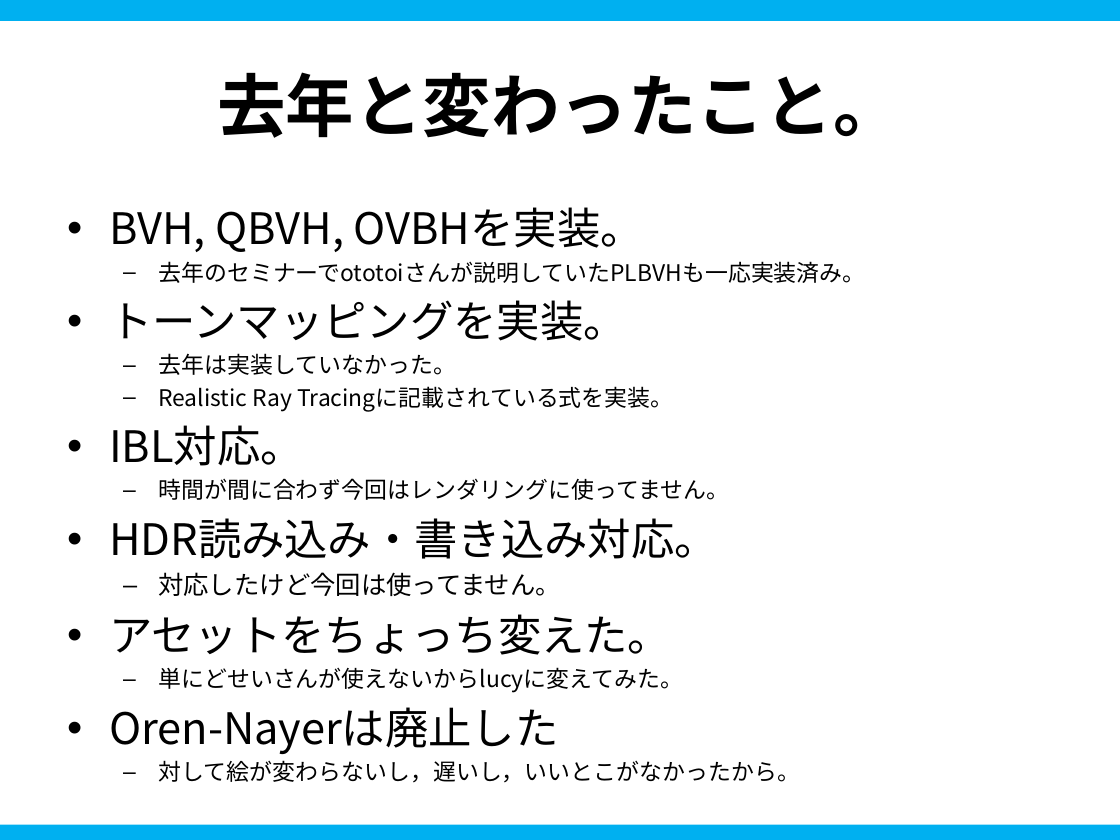
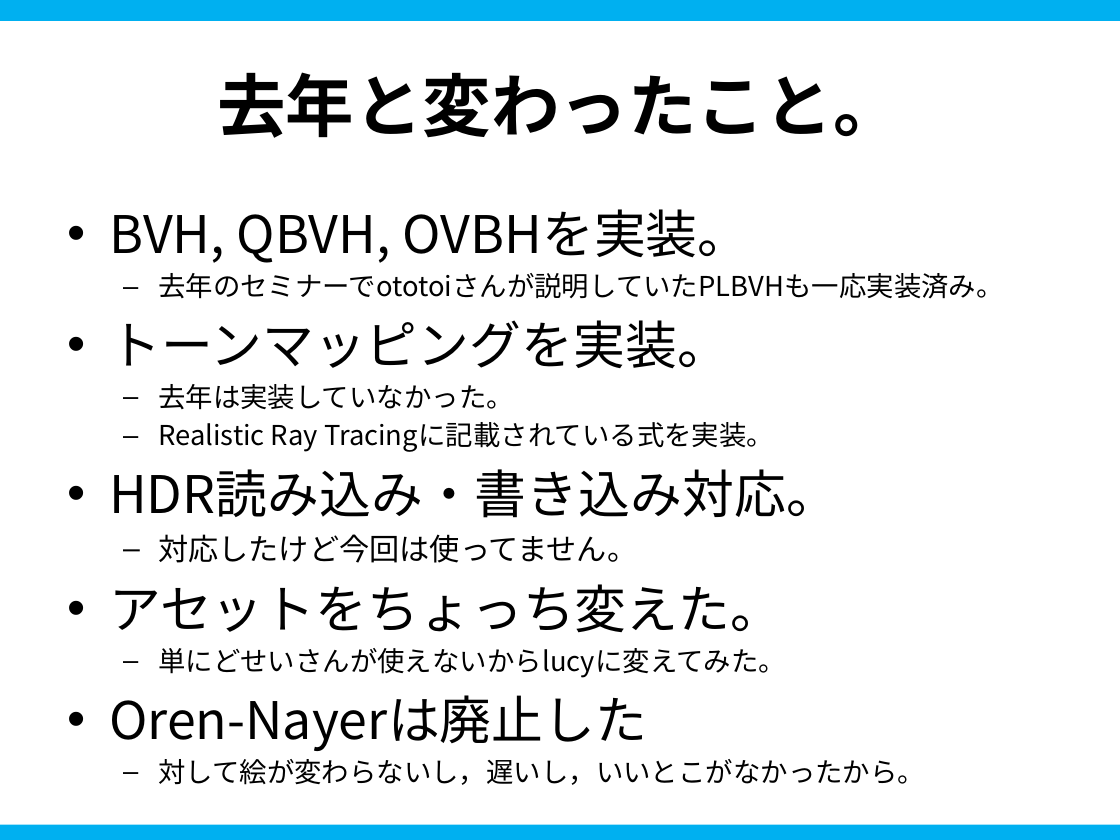
Before and after one commit to ProjectAsura/Salty, a slide deck: slide 6 of etc/salty.pptx. Drawn at 1120x840 pixels with LibreOffice and Linux fonts; fonts in the diff are those of the drawing; background and template pictures are left out. Boxes give left, top, right and bottom in pixels: in the first picture for what was removed or moved away, otherwise in the second. Text is boxed around its words. In the diff, an @@ line names an element or a change of style, - is before the commit and + after.

```diff
--- a/etc/salty.pptx
+++ b/etc/salty.pptx
@@ text "BVH, QBVH, OVBHを実装。" at box(109, 209, 1003, 785): size 27.9 to 33.3 pt in "BVH, QBVH, OVBHを実装。", "トーンマッピングを実装。", "HDR読み込み・書き込み対応。", "アセットをちょっち変えた。" and 1 more places; size 14.7 to 17.6 pt in "去年のセミナーでototoiさんが説明していたPLBVHも一応実装済み。", "去年は実装していなかった。", "Realistic Ray Tracingに記載されている式を実装。", "単にどせいさんが使えないからlucyに変えてみた。" and 1 more places; size 16.3 to 19.4 pt in "対応したけど今回は使ってません。"; more space between paragraphs @@
@@ text at box(109, 425, 729, 500): paragraphs removed @@
-• IBL対応。
-  – 時間が間に合わず今回はレンダリングに使ってません。
```
Also in this commit, not shown: 1 other slide changed, 3 other files.
